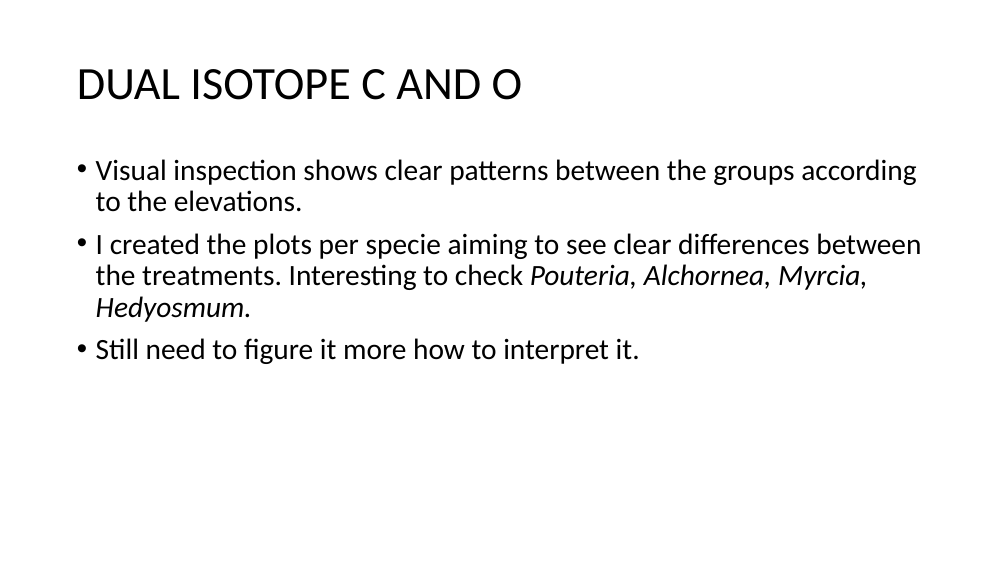
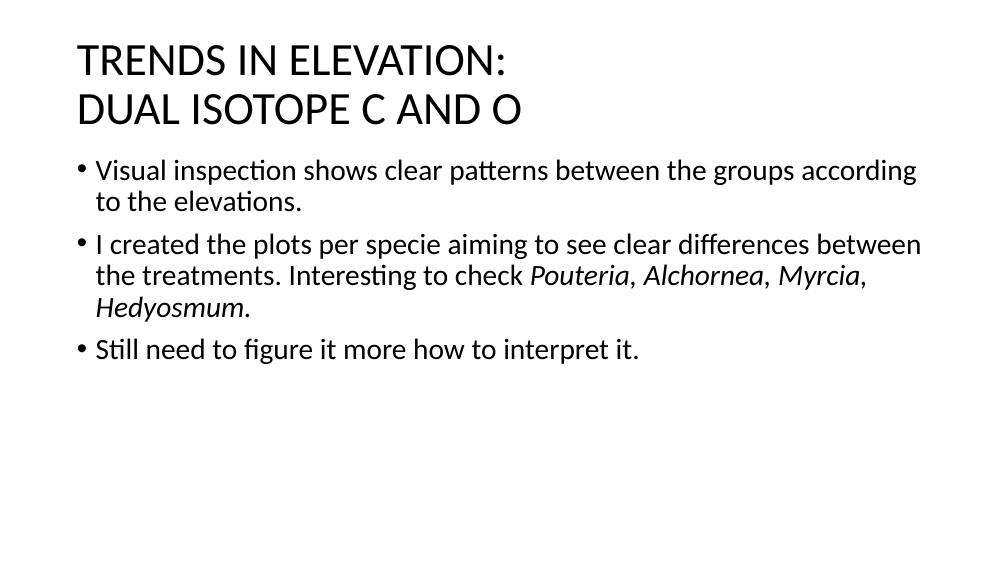
Before and after one commit to ajchavez94/NUMEX_preliminar, a slide deck: slide 25 of NUMEX_pre_RStudio/NUMEX results.pptx (slide 17 before the commit). Drawn at 1008x567 pixels with LibreOffice and Linux fonts; fonts in the diff are those of the drawing. Boxes give left, top, right and bottom in pixels: in the first picture for what was removed or moved away, otherwise in the second. Text is boxed around its words. In the diff, an @@ line names an element or a change of style, - is before the commit and + after.

```diff
--- a/NUMEX_pre_RStudio/NUMEX results.pptx
+++ b/NUMEX_pre_RStudio/NUMEX results.pptx
@@ title at [77,45,523,125]: text changed @@
-DUAL ISOTOPE C AND O
+TRENDS IN ELEVATION:
+DUAL ISOTOPE C AND O
```
Also in this commit, not shown: 15 other slides changed, 12 slides added, 4 slides removed, 30 other files.
